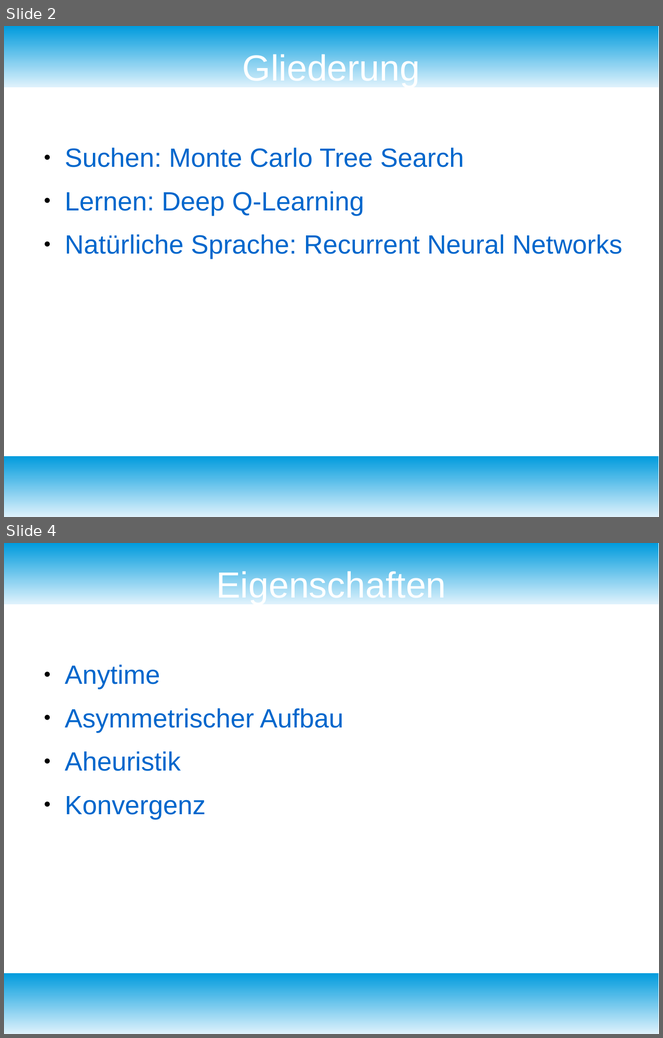
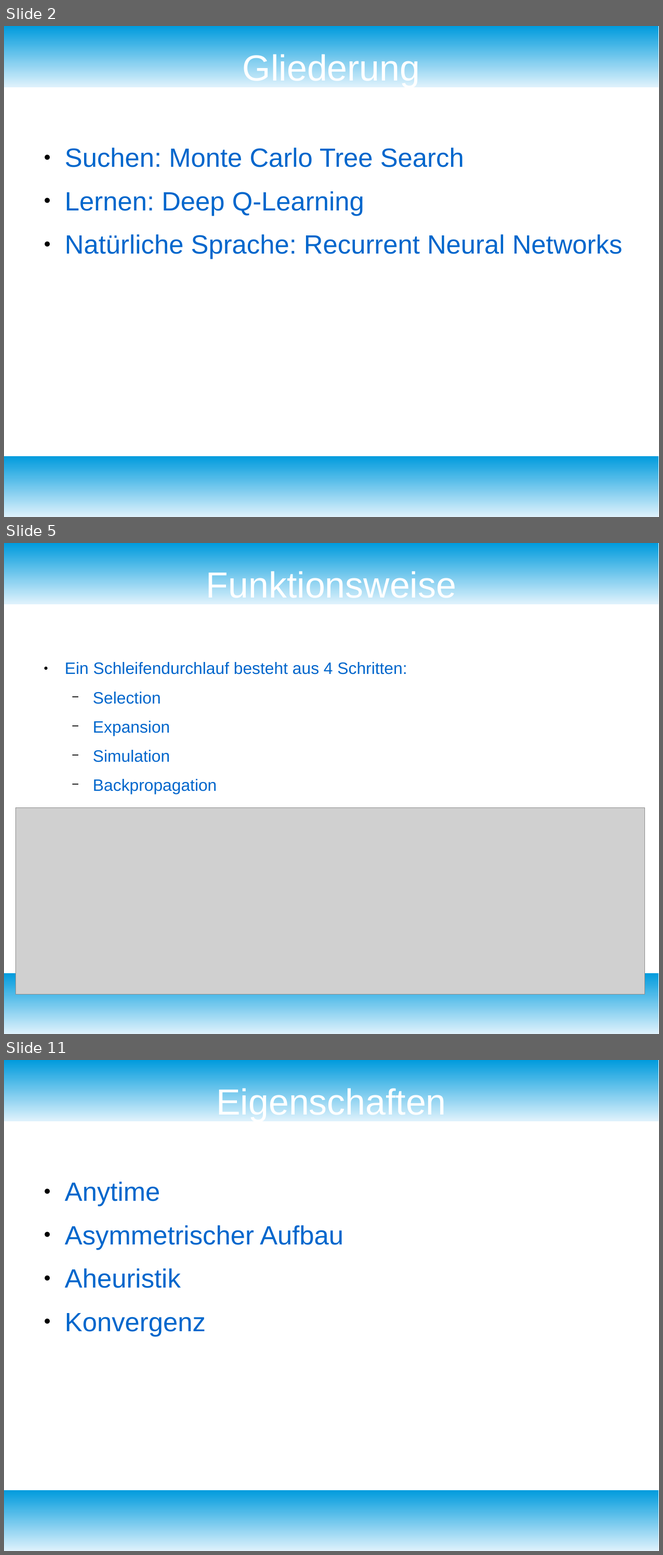
Before and after one commit to fnehmer/haw-is-assignment, a slide deck: Präsentation/is_praesentation.odp. Shown one above the other, each under a label of ours: slides 2 and 4 before the commit, slides 2, 5 and 11 after it; the slides between them are not shown. The pictures are 663x1038 and 663x1555 pixels, drawn with LibreOffice and Linux fonts; fonts in the diff are those of the drawing; grey boxes stand for pictures. Boxes give left, top, right and bottom in pixels: in the first picture for what was removed or moved away, otherwise in the second. Text is boxed around its words. In the diff, an @@ line names an element or a change of style, - is before the commit and + after.

```diff
--- a/Präsentation/is_praesentation.odp
+++ b/Präsentation/is_praesentation.odp
@@ slide 5 added at (x1=4, y1=543, x2=659, y2=1034), background #FFFFFF; not listed: 2 template elements that a slide beside it also shows @@
@@ title added at (x1=206, y1=568, x2=456, y2=604), 44 pt, text #FFFFFF @@
+Funktionsweise
@@ text added at (x1=65, y1=662, x2=407, y2=794), 20 pt, text #0066CC @@
+● Ein Schleifendurchlauf besteht aus 4 Schritten:
+  − Selection
+  − Expansion
+  − Simulation
+  − Backpropagation
@@ picture added at (x1=16, y1=808, x2=646, y2=995) @@
@@ what was slide 4 is now slide 11 @@
```
Also in this commit, not shown: 1 slide changed, 10 other slides added, 1 slide removed, 6 other files.
